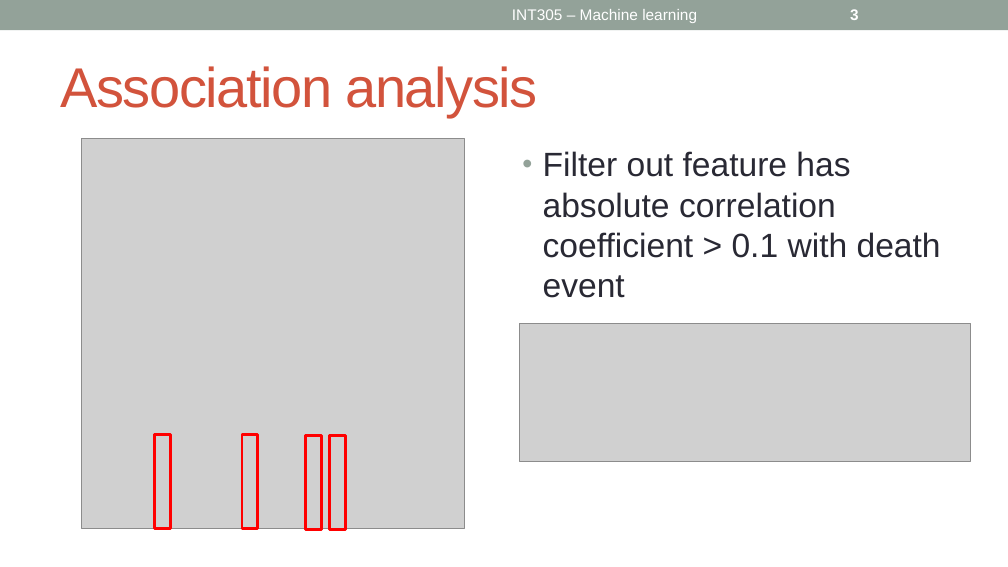
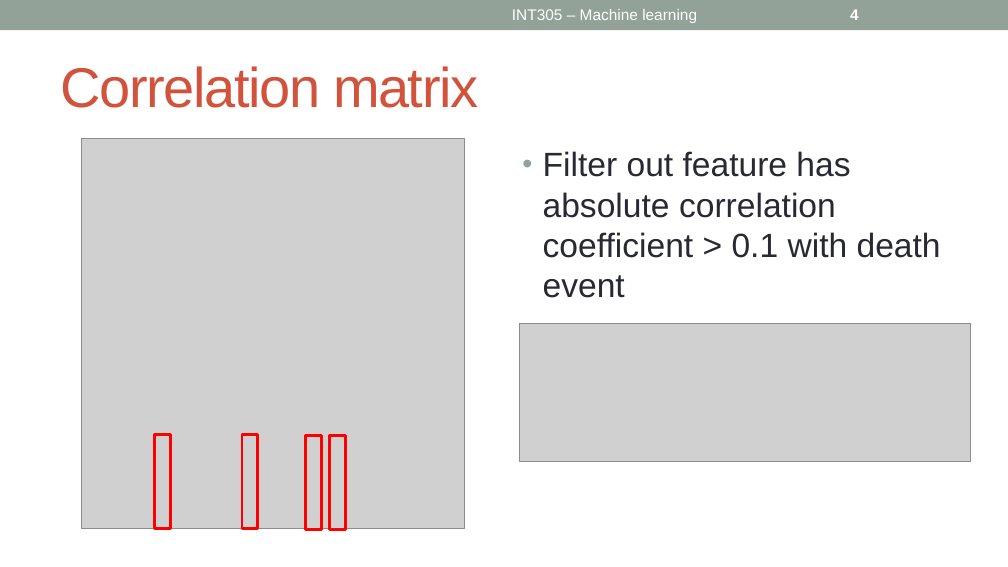
Before and after one commit to yuxuanwu17/heart_failure_detection, a slide deck: slide 4 of 305_pre_slides.pptx (slide 3 before the commit). Drawn at 1008x567 pixels with LibreOffice and Linux fonts; fonts in the diff are those of the drawing; grey boxes stand for pictures. Boxes give left, top, right and bottom in pixels: in the first picture for what was removed or moved away, otherwise in the second. Text is boxed around its words. In the diff, an @@ line names an element or a change of style, - is before the commit and + after.

```diff
--- a/305_pre_slides.pptx
+++ b/305_pre_slides.pptx
@@ page number at bbox=[850, 9, 859, 20]: text changed @@
-3
+4
@@ title at bbox=[60, 66, 478, 108]: text changed @@
-Association analysis
+Correlation matrix
```
Also in this commit, not shown: 2 other slides changed, 1 slide added, 1 other file.
